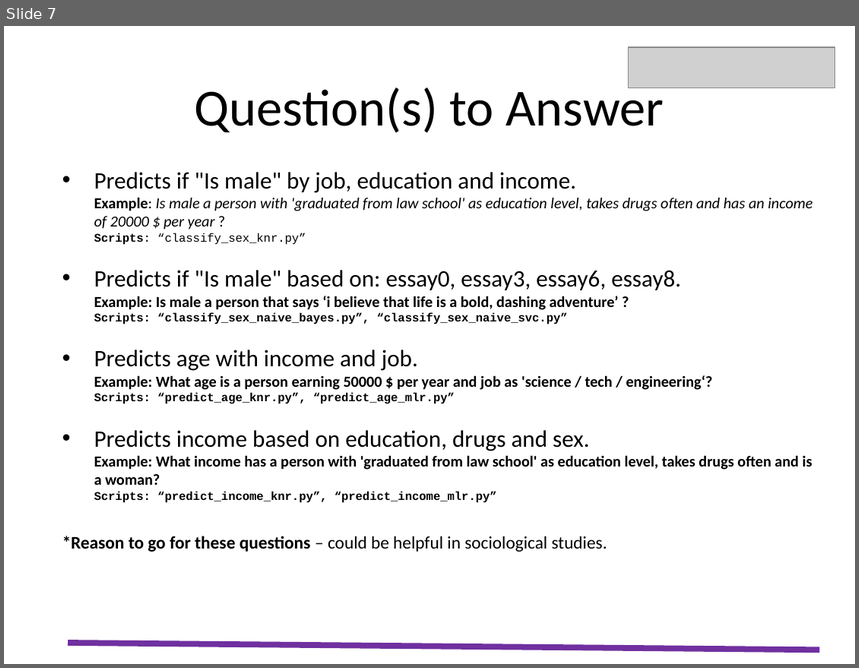
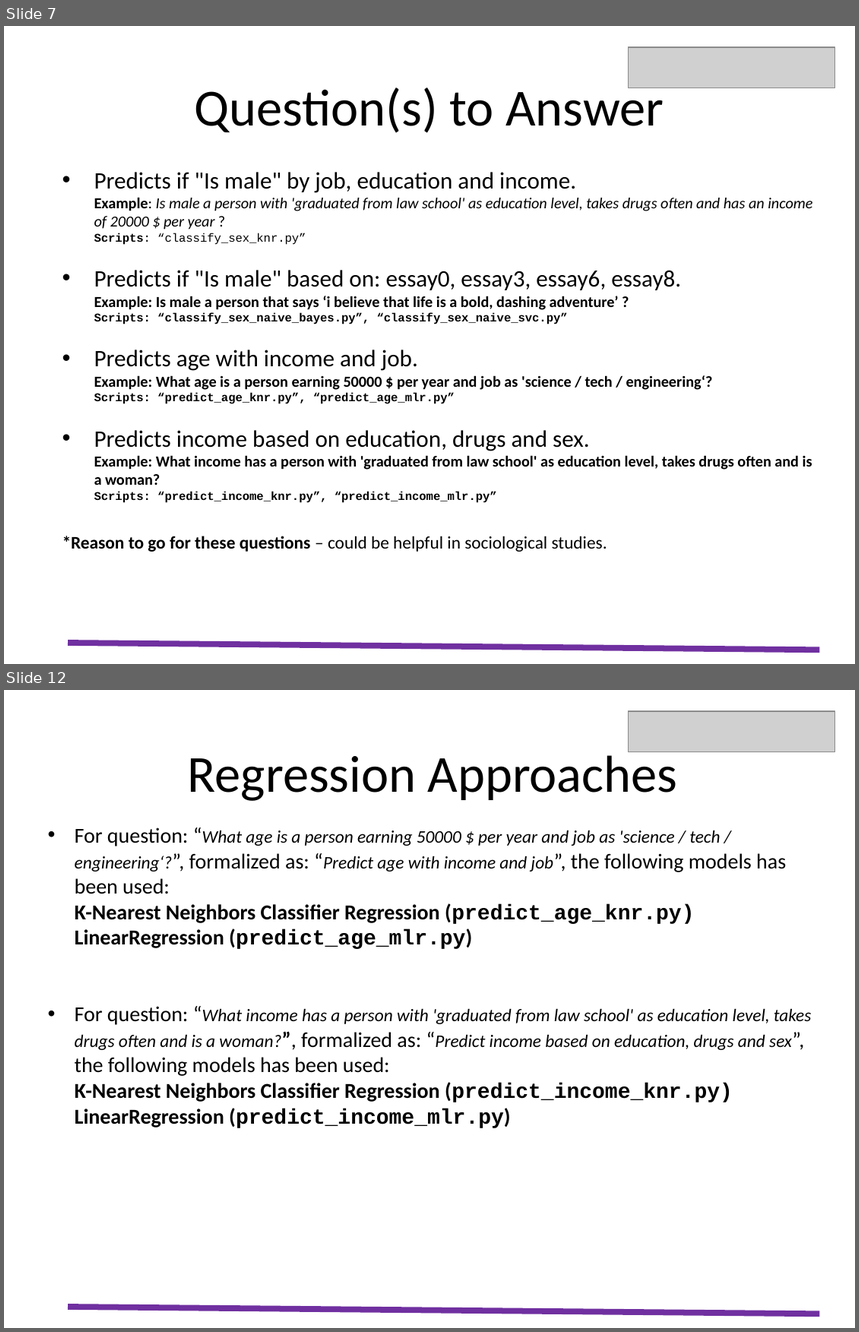
Before and after one commit to eu2004/codecademy_capstone, a slide deck: capstone_starter/resources/Presentation_Emilian_Utma.pptx. Shown one above the other, each under a label of ours: slide 7 before the commit, slides 7 and 12 after it; the slides between them are not shown. The pictures are 859x668 and 859x1332 pixels, drawn with LibreOffice and Linux fonts; fonts in the diff are those of the drawing; grey boxes stand for pictures. Boxes give left, top, right and bottom in pixels: in the first picture for what was removed or moved away, otherwise in the second. Text is boxed around its words. In the diff, an @@ line names an element or a change of style, - is before the commit and + after.

```diff
--- a/capstone_starter/resources/Presentation_Emilian_Utma.pptx
+++ b/capstone_starter/resources/Presentation_Emilian_Utma.pptx
@@ slide 12 added at bbox=[4, 690, 855, 1328], background #FFFFFF @@
@@ picture added at bbox=[628, 711, 835, 752] @@
@@ text added at bbox=[188, 749, 678, 801], 44 pt, text #000000 @@
+Regression Approaches
@@ text added at bbox=[75, 828, 811, 1129], 18 pt, text #000000 @@
+• For question: “What age is a person earning 50000 $ per year and job as 'science / tech / engineering‘?”, formalized as: “Predict age with income and job”, the following models has been used:
+  K-Nearest Neighbors Classifier Regression (predict_age_knr.py)
+  LinearRegression (predict_age_mlr.py)
+• For question: “What income has a person with 'graduated from law school' as education level, takes drugs often and is a woman?”, formalized as: “Predict income based on education, drugs and sex”, the following models has been used:
+  K-Nearest Neighbors Classifier Regression (predict_income_knr.py)
+  LinearRegression (predict_income_mlr.py)
@@ line added from (68, 1307) to (819, 1314), #7030A0 5 pt @@
```
Also in this commit, not shown: 2 slides changed, 6 other slides added, 2 slides removed.
